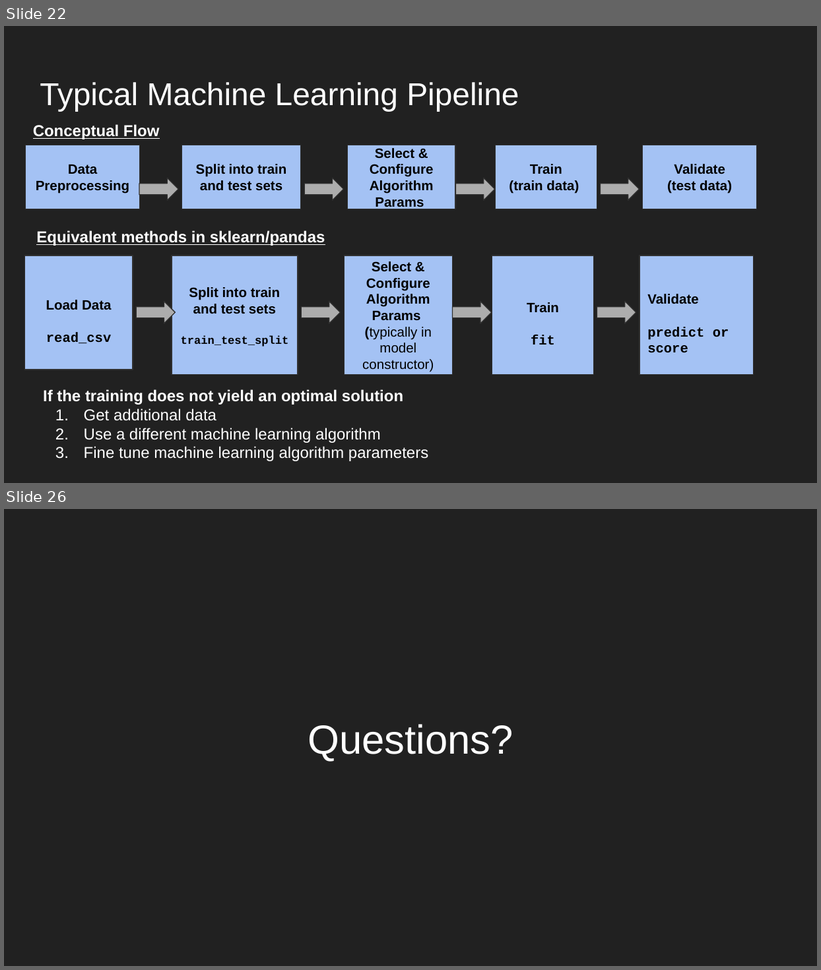
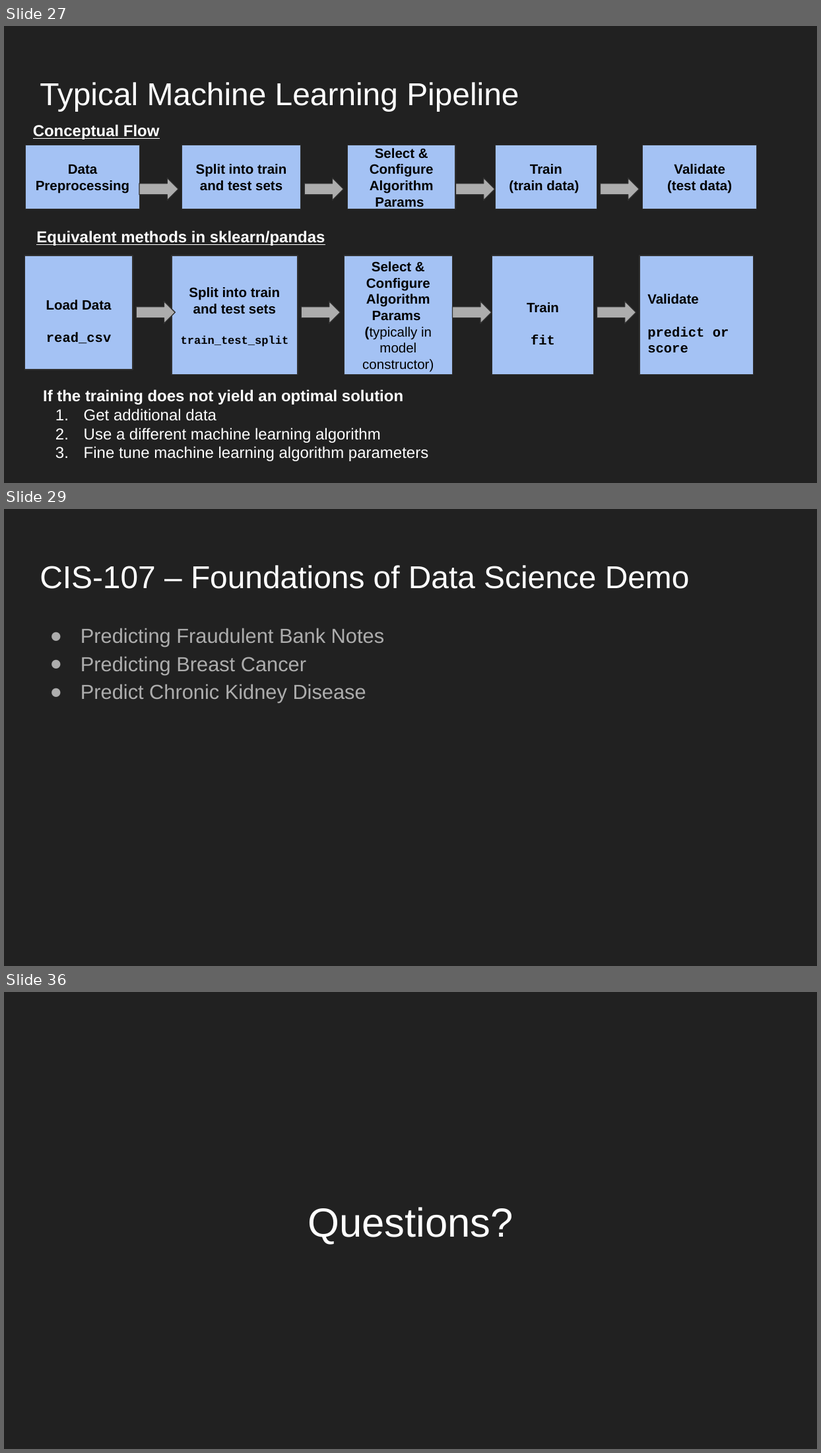
Before and after one commit to dorairajsanjay/vellore_tech_AI_ML_presentation_Feb2020, a slide deck: vit_ml_ai_core_principles_applications.pptx. Shown one above the other, each under a label of ours: slides 22 and 26 before the commit, slides 27, 29 and 36 after it; the slides between them are not shown. The pictures are 821x970 and 821x1453 pixels, drawn with LibreOffice and Linux fonts; fonts in the diff are those of the drawing. Boxes give left, top, right and bottom in pixels: in the first picture for what was removed or moved away, otherwise in the second. Text is boxed around its words. In the diff, an @@ line names an element or a change of style, - is before the commit and + after.

```diff
--- a/vit_ml_ai_core_principles_applications.pptx
+++ b/vit_ml_ai_core_principles_applications.pptx
@@ slide 29 added at (4,509,817,966), background #212121 @@
@@ title added at (40,565,690,589), 28 pt, text #FFFFFF @@
+CIS-107 – Foundations of Data Science Demo
@@ text added at (81,628,384,703), 18 pt, text #ADADAD @@
+● Predicting Fraudulent Bank Notes
+● Predicting Breast Cancer
+● Predict Chronic Kidney Disease
@@ what was slide 22 is now slide 27 @@
@@ what was slide 26 is now slide 36 @@
```
Also in this commit, not shown: 7 slides changed, 13 other slides added, 4 slides removed.
